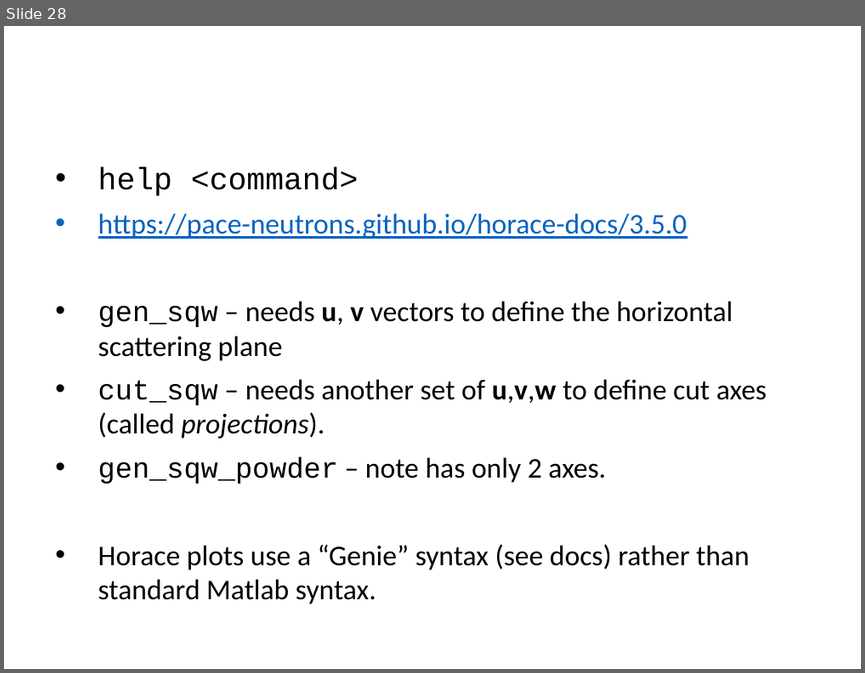
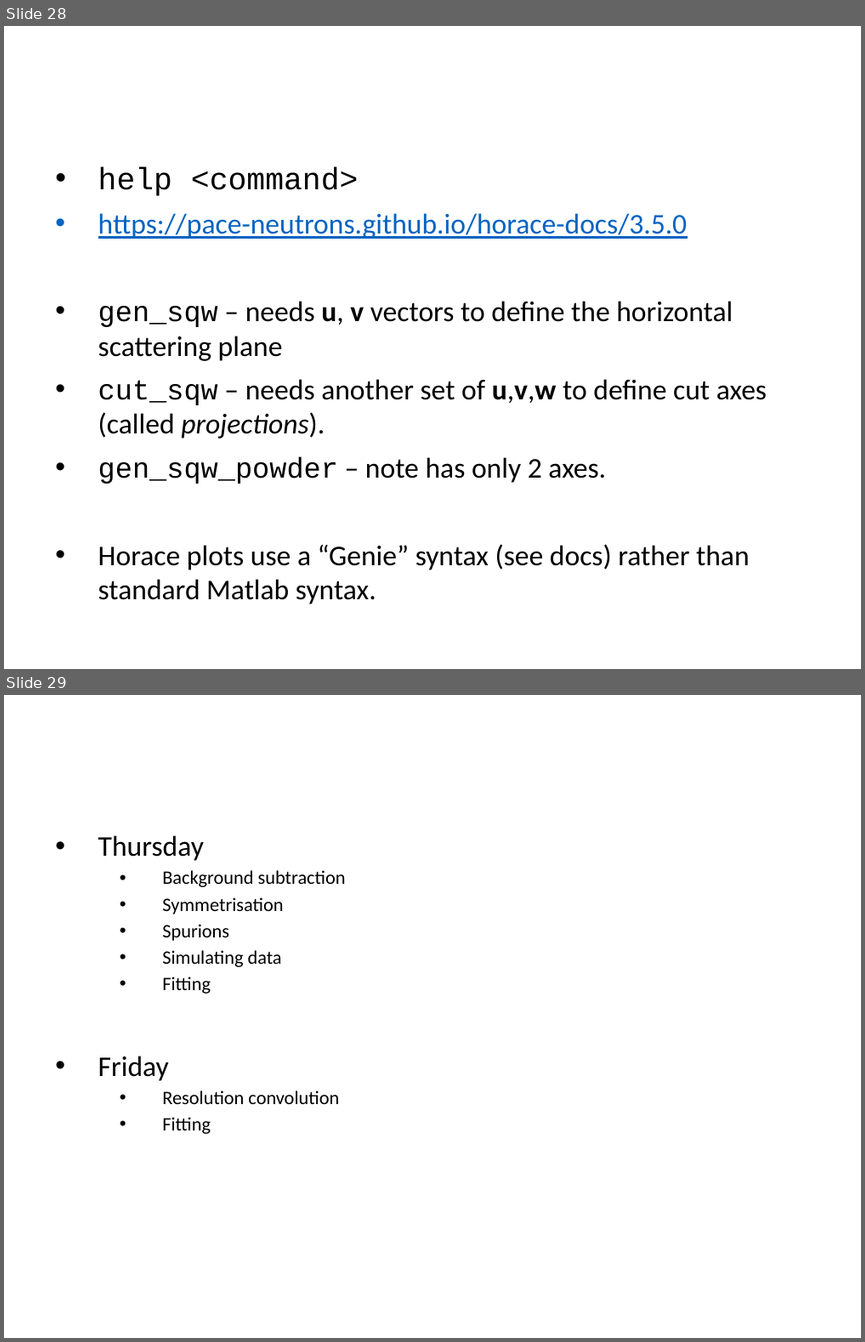
Before and after one commit to pace-neutrons/edatc, a slide deck: presentations/edatc21_slides_03_horace1.pptx. Shown one above the other, each under a label of ours: slide 28 before the commit, slides 28 and 29 after it. The pictures are 865x673 and 865x1342 pixels, drawn with LibreOffice and Linux fonts; fonts in the diff are those of the drawing; background and template pictures are left out. Boxes give left, top, right and bottom in pixels: in the first picture for what was removed or moved away, otherwise in the second. Text is boxed around its words. In the diff, an @@ line names an element or a change of style, - is before the commit and + after.

```diff
--- a/presentations/edatc21_slides_03_horace1.pptx
+++ b/presentations/edatc21_slides_03_horace1.pptx
@@ slide 29 added at (4, 695, 861, 1338), background #FFFFFF @@
@@ free added at (256, 695, 851, 747), 30 pt, text #FFFFFF @@
+Next
@@ text added at (98, 835, 346, 1134), 16 pt, text #000000 @@
+• Thursday
+  • Background subtraction
+  • Symmetrisation
+  • Spurions
+  • Simulating data
+  • Fitting
+• Friday
+  • Resolution convolution
+  • Fitting
```
Also in this commit, not shown: 1 slide changed, 3 other files.
